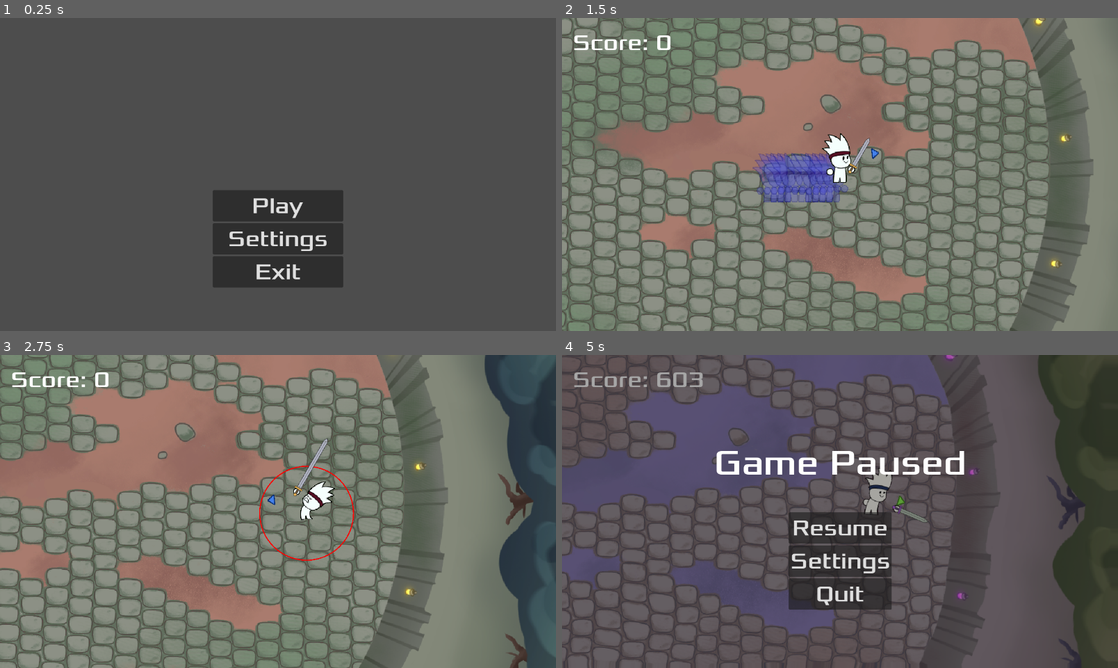
Above: before the commit, frames 1-4 (two rows, left to right).
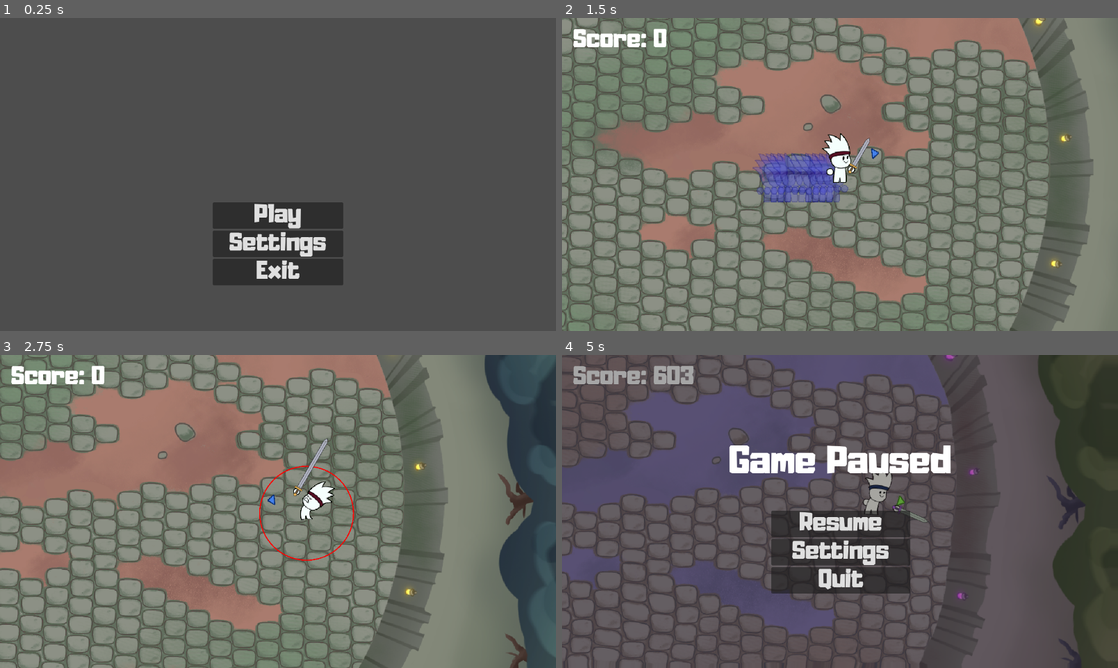
Above: after the commit, the same moments.

Repository: freddder/GMTK_Jam_2024
Game: Godot game, scene res://scenes/main_menu.tscn
Two runs of this game, one before a commit and one after it. Both use one fixed random seed, a clock stepped at 60 frames per second and the inputs below. Sound files missing from this copy of the repository are replaced by a short silence.
Inputs (mouse positions are in pixels of both pictures, inside the frame that each line leads up to):
- Up to frame 1 (0.25 s): no input
- Up to frame 2 (1.5 s): click "Play" at 0.5 s; move the mouse to (962, 158) at 1.27 s; hold D (move_right) from 1.28 s (still down); hold Shift (dash) from 1.28 s (still down)
- Up to frame 3 (2.75 s): move the mouse to (166, 527) at 2.02 s; release D (move_right) at 2.03 s; release Shift (dash) at 2.03 s; hold S (move_down) from 2.03 s (still down); tap Space (heavy_attack) at 2.1 s
- Up to frame 4 (5 s): move the mouse to (895, 442) at 2.77 s; release S (move_down) at 2.78 s; hold D (move_right) 2.78-3.53 s; click (895, 442) at 2.85 s; move the mouse to (812, 574) at 3.52 s; hold W (move_up) 3.53-4.28 s; right-click (812, 574) at 3.6 s; move the mouse to (1006, 558) at 4.27 s; hold A (move_left) from 4.28 s (still down); hold ` (wipe) from 4.28 s (still down); tap Escape (pause_game) at 4.9 s

The runs differ from the first frame. In frame 1, 2.8% of the frame differs, in the area x 38-62%, y 55-86%; in frame 2, 0.7%; in frame 3, 0.7%; in frame 4, 7.9%, in the area x 2-73%, y 3-82%.

Commit message:
Changed text font for menus

Diff:
--- a/scenes/game_hud.tscn
+++ b/scenes/game_hud.tscn
@@ -1,10 +1,11 @@
-[gd_scene load_steps=10 format=3 uid="uid://be2uc3fhga108"]
+[gd_scene load_steps=11 format=3 uid="uid://be2uc3fhga108"]
 
 [ext_resource type="Script" path="res://scripts/game_hud.gd" id="1_5bthv"]
 [ext_resource type="Theme" uid="uid://bkbdw0jadsuqp" path="res://content/ui/default_theme.tres" id="2_w200a"]
-[ext_resource type="PackedScene" uid="uid://kvuk00qldxat" path="res://scenes/game_over_menu.tscn" id="2_ysbhh"]
-[ext_resource type="PackedScene" uid="uid://bed63462bdd1j" path="res://scenes/game_victory_menu.tscn" id="3_ihwa7"]
-[ext_resource type="PackedScene" uid="uid://brvq3ts54m1ep" path="res://scenes/pause_menu.tscn" id="4_jmil8"]
+[ext_resource type="PackedScene" path="res://scenes/game_over_menu.tscn" id="2_ysbhh"]
+[ext_resource type="PackedScene" uid="uid://dgigi0x01ccdb" path="res://scenes/game_victory_menu.tscn" id="3_ihwa7"]
+[ext_resource type="FontFile" uid="uid://bi0gex0agxwfh" path="res://content/fonts/Adumu.ttf" id="4_hwwje"]
+[ext_resource type="PackedScene" uid="uid://der4548t8eleq" path="res://scenes/pause_menu.tscn" id="4_jmil8"]
 [ext_resource type="Shader" path="res://content/shaders/speed.gdshader" id="6_c6p5p"]
 
 [sub_resource type="FastNoiseLite" id="FastNoiseLite_xw48y"]
@@ -41,6 +42,7 @@
 offset_right = 253.0
 offset_bottom = 89.0
 theme = ExtResource("2_w200a")
+theme_override_fonts/font = ExtResource("4_hwwje")
 text = "Score: 0"
 
 [node name="GameOverHUD" parent="." instance=ExtResource("2_ysbhh")]
--- a/scenes/game_victory_menu.tscn
+++ b/scenes/game_victory_menu.tscn
@@ -1,7 +1,8 @@
-[gd_scene load_steps=3 format=3 uid="uid://bed63462bdd1j"]
+[gd_scene load_steps=4 format=3 uid="uid://dgigi0x01ccdb"]
 
 [ext_resource type="Script" path="res://scripts/game_victory_menu.gd" id="1_6agr3"]
 [ext_resource type="Theme" uid="uid://bkbdw0jadsuqp" path="res://content/ui/default_theme.tres" id="1_7r5f8"]
+[ext_resource type="FontFile" uid="uid://bi0gex0agxwfh" path="res://content/fonts/Adumu.ttf" id="3_nwkls"]
 
 [node name="GameVictoryMenu" type="CanvasLayer"]
 script = ExtResource("1_6agr3")
@@ -19,6 +20,7 @@
 grow_horizontal = 2
 grow_vertical = 2
 theme = ExtResource("1_7r5f8")
+theme_override_fonts/font = ExtResource("3_nwkls")
 theme_override_font_sizes/font_size = 80
 text = "Game Victory
 "
@@ -39,12 +41,14 @@
 [node name="RestartButton" type="Button" parent="VBoxContainer"]
 layout_mode = 2
 theme = ExtResource("1_7r5f8")
+theme_override_fonts/font = ExtResource("3_nwkls")
 text = "Restart
 "
 
 [node name="MainMenuButton" type="Button" parent="VBoxContainer"]
 layout_mode = 2
 theme = ExtResource("1_7r5f8")
+theme_override_fonts/font = ExtResource("3_nwkls")
 text = "Main Menu
 "
 
--- a/scenes/main_menu.tscn
+++ b/scenes/main_menu.tscn
@@ -1,9 +1,10 @@
-[gd_scene load_steps=7 format=3 uid="uid://d04rb4qsoiyfe"]
+[gd_scene load_steps=8 format=3 uid="uid://d04rb4qsoiyfe"]
 
 [ext_resource type="Script" path="res://scripts/main_menu.gd" id="1_e5ys8"]
 [ext_resource type="Theme" uid="uid://bkbdw0jadsuqp" path="res://content/ui/default_theme.tres" id="1_mnbn2"]
-[ext_resource type="PackedScene" uid="uid://b581mq5i0olgm" path="res://scenes/settings_menu.tscn" id="3_lrfn7"]
+[ext_resource type="PackedScene" uid="uid://dj3c2202x78v7" path="res://scenes/settings_menu.tscn" id="3_lrfn7"]
 [ext_resource type="AudioStream" uid="uid://yvp61qar4qc" path="res://music/intro-theme.wav" id="3_o4xmn"]
+[ext_resource type="FontFile" uid="uid://bi0gex0agxwfh" path="res://content/fonts/Adumu.ttf" id="4_gpti7"]
 
 [sub_resource type="InputEventAction" id="InputEventAction_ako2q"]
 action = &"ui_accept"
@@ -35,6 +36,7 @@
 [node name="PlayButton" type="Button" parent="HUD/ButtonsContainer"]
 layout_mode = 2
 theme = ExtResource("1_mnbn2")
+theme_override_fonts/font = ExtResource("4_gpti7")
 shortcut = SubResource("Shortcut_20qb5")
 text = "Play
 "
@@ -42,12 +44,14 @@
 [node name="SettingsButton" type="Button" parent="HUD/ButtonsContainer"]
 layout_mode = 2
 theme = ExtResource("1_mnbn2")
+theme_override_fonts/font = ExtResource("4_gpti7")
 text = "Settings
 "
 
 [node name="ExitButton" type="Button" parent="HUD/ButtonsContainer"]
 layout_mode = 2
 theme = ExtResource("1_mnbn2")
+theme_override_fonts/font = ExtResource("4_gpti7")
 text = "Exit
 "
 
--- a/scenes/pause_menu.tscn
+++ b/scenes/pause_menu.tscn
@@ -1,9 +1,10 @@
-[gd_scene load_steps=5 format=3 uid="uid://brvq3ts54m1ep"]
+[gd_scene load_steps=6 format=3 uid="uid://der4548t8eleq"]
 
 [ext_resource type="Script" path="res://scripts/pause_menu.gd" id="1_q243c"]
 [ext_resource type="Theme" uid="uid://bkbdw0jadsuqp" path="res://content/ui/default_theme.tres" id="2_d7j75"]
 [ext_resource type="Shortcut" uid="uid://ldicu5hglvp2" path="res://content/ui/default_button_shortcut.tres" id="3_nxt2r"]
-[ext_resource type="PackedScene" uid="uid://b581mq5i0olgm" path="res://scenes/settings_menu.tscn" id="4_bfene"]
+[ext_resource type="FontFile" uid="uid://bi0gex0agxwfh" path="res://content/fonts/Adumu.ttf" id="3_wtqal"]
+[ext_resource type="PackedScene" uid="uid://dj3c2202x78v7" path="res://scenes/settings_menu.tscn" id="4_bfene"]
 
 [node name="PauseMenu" type="CanvasLayer"]
 process_mode = 3
@@ -30,9 +31,12 @@
 grow_horizontal = 2
 grow_vertical = 2
 theme = ExtResource("2_d7j75")
+theme_override_fonts/font = ExtResource("3_wtqal")
 theme_override_font_sizes/font_size = 80
 text = "Game Paused
 "
+horizontal_alignment = 1
+vertical_alignment = 1
 
 [node name="VBoxContainer" type="VBoxContainer" parent="."]
 anchors_preset = 8
@@ -40,10 +44,10 @@
 anchor_top = 0.5
 anchor_right = 0.5
 anchor_bottom = 0.5
-offset_left = -114.0
-offset_top = 40.0
-offset_right = 114.0
-offset_bottom = 188.0
+offset_left = -158.0
+offset_top = -2.0
+offset_right = 162.0
+offset_bottom = 189.0
 grow_horizontal = 2
 grow_vertical = 2
 size_flags_horizontal = 4
@@ -52,17 +56,20 @@
 [node name="ResumeButton" type="Button" parent="VBoxContainer"]
 layout_mode = 2
 theme = ExtResource("2_d7j75")
+theme_override_fonts/font = ExtResource("3_wtqal")
 shortcut = ExtResource("3_nxt2r")
 text = "Resume"
 
 [node name="SettingsButton" type="Button" parent="VBoxContainer"]
 layout_mode = 2
 theme = ExtResource("2_d7j75")
+theme_override_fonts/font = ExtResource("3_wtqal")
 text = "Settings"
 
 [node name="QuitButton" type="Button" parent="VBoxContainer"]
 layout_mode = 2
 theme = ExtResource("2_d7j75")
+theme_override_fonts/font = ExtResource("3_wtqal")
 text = "Quit"
 
 [node name="SettingsMenu" parent="." instance=ExtResource("4_bfene")]
--- a/scenes/settings_menu.tscn
+++ b/scenes/settings_menu.tscn
@@ -1,7 +1,8 @@
-[gd_scene load_steps=3 format=3 uid="uid://b581mq5i0olgm"]
+[gd_scene load_steps=4 format=3 uid="uid://dj3c2202x78v7"]
 
 [ext_resource type="Script" path="res://scripts/settings_menu.gd" id="1_2l747"]
 [ext_resource type="Theme" uid="uid://bkbdw0jadsuqp" path="res://content/ui/default_theme.tres" id="2_ncm81"]
+[ext_resource type="FontFile" uid="uid://bi0gex0agxwfh" path="res://content/fonts/Adumu.ttf" id="3_0fety"]
 
 [node name="SettingsMenu" type="CanvasLayer"]
 script = ExtResource("1_2l747")
@@ -31,6 +32,7 @@
 layout_mode = 2
 size_flags_horizontal = 4
 theme = ExtResource("2_ncm81")
+theme_override_fonts/font = ExtResource("3_0fety")
 text = "Volume"
 vertical_alignment = 1
 
@@ -46,6 +48,7 @@
 size_flags_horizontal = 4
 size_flags_vertical = 4
 theme = ExtResource("2_ncm81")
+theme_override_fonts/font = ExtResource("3_0fety")
 text = "Back"
 
 [connection signal="value_changed" from="VBoxContainer/HSlider" to="." method="_on_h_slider_value_changed"]
Binary file added: content/fonts/Adumu.ttf
Not shown, added: content/fonts/Adumu.ttf.import
Binary file added: content/sprites/button-bg.png
Not shown, added: content/sprites/button-bg.png.import
